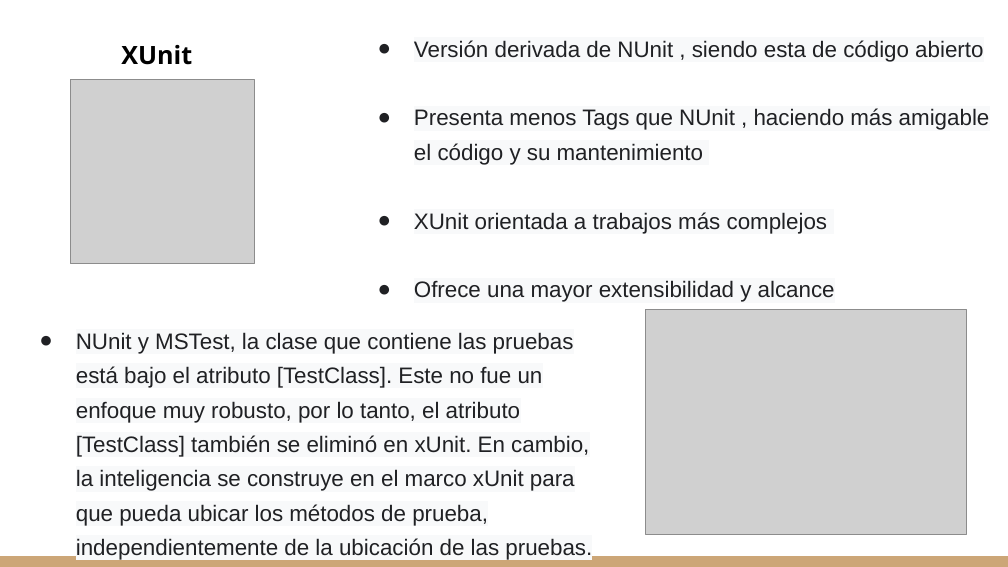
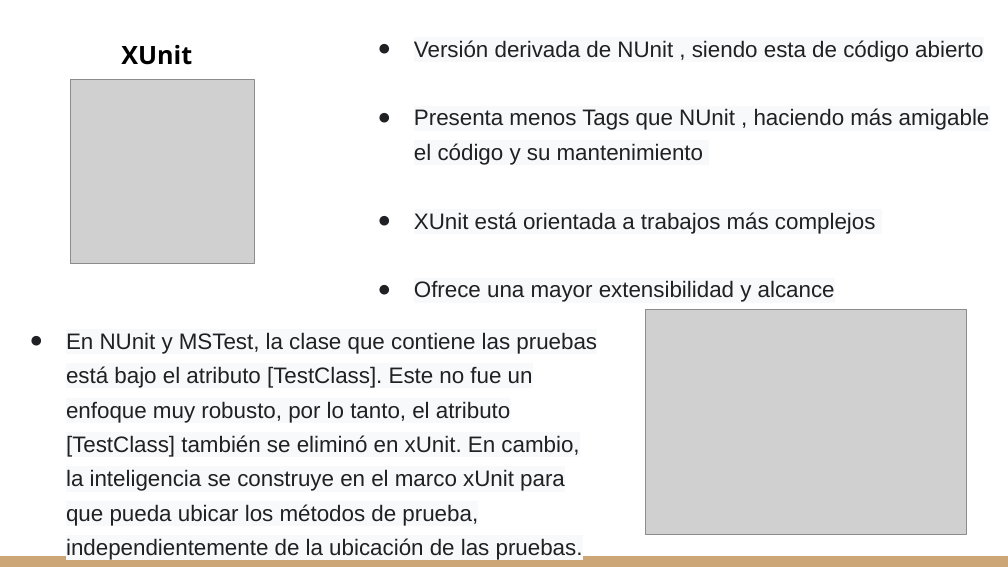
Before and after one commit to gitgamba/.Net-Grupo8, a slide deck: slide 9 of TPS/Unit Testing.pptx. Drawn at 1008x567 pixels with LibreOffice and Linux fonts; fonts in the diff are those of the drawing; grey boxes stand for pictures. Boxes give left, top, right and bottom in pixels: in the first picture for what was removed or moved away, otherwise in the second. Text is boxed around its words. In the diff, an @@ line names an element or a change of style, - is before the commit and + after.

```diff
--- a/TPS/Unit Testing.pptx
+++ b/TPS/Unit Testing.pptx
@@ text at (414, 212, 876, 234): text changed @@
-● XUnit orientada a trabajos más complejos
+● XUnit está orientada a trabajos más complejos
@@ text at (66, 332, 597, 560): text changed @@
-● NUnit y MSTest, la clase que contiene las pruebas está bajo el atributo [TestClass]. Este no fue un enfoque muy robusto, por lo tanto, el atributo [TestClass] también se eliminó en xUnit. En cambio, la inteligencia se construye en el marco xUnit para que pueda ubicar los métodos de prueba, independientemente de la ubicación de las pruebas.
+● En NUnit y MSTest, la clase que contiene las pruebas está bajo el atributo [TestClass]. Este no fue un enfoque muy robusto, por lo tanto, el atributo [TestClass] también se eliminó en xUnit. En cambio, la inteligencia se construye en el marco xUnit para que pueda ubicar los métodos de prueba, independientemente de la ubicación de las pruebas.
```
Also in this commit, not shown: 6 other slides changed.
